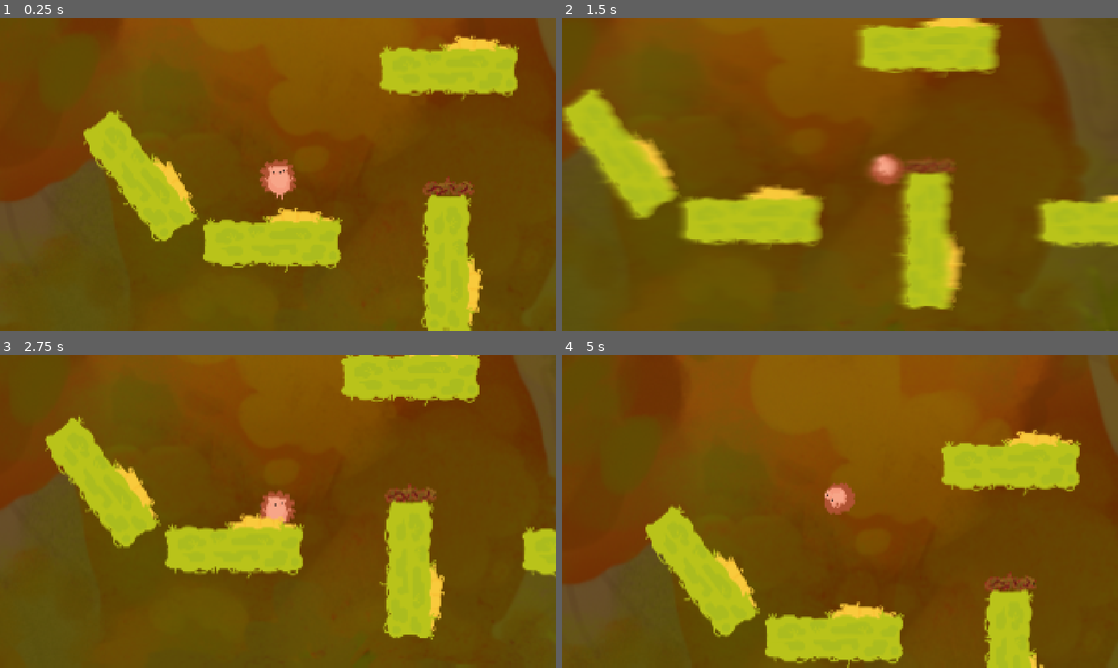
Above: before the commit, frames 1-4 (two rows, left to right).
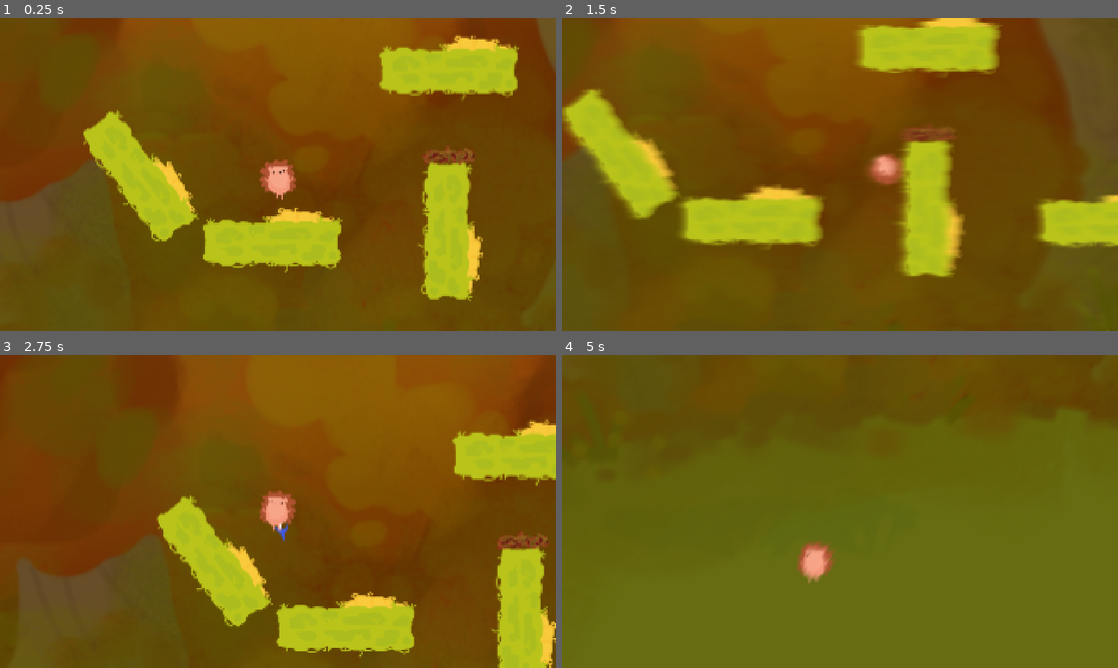
Above: after the commit, the same moments.

Repository: ParadoxicXenos/haven-game-wlg
Game: Godot game, scene res://Scenes/levels.tscn
Two runs of this game, one before a commit and one after it. Both use one fixed random seed, a clock stepped at 60 frames per second and the inputs below.
Inputs (mouse positions are in pixels of both pictures, inside the frame that each line leads up to):
- Up to frame 1 (0.25 s): no input
- Up to frame 2 (1.5 s): move the mouse to (962, 158) at 0.52 s; press the mouse at (962, 158) at 0.53 s; hold Right (right) from 0.53 s (still down); tap Up (up) at 0.77 s; move the mouse to (728, 190) at 1.27 s; release the mouse at (728, 190) at 1.28 s; tap Space (space) at 1.35 s
- Up to frame 3 (2.75 s): tap Up (up) at 1.52 s; move the mouse to (333, 442) at 2.02 s; release Right (right) at 2.03 s; press the mouse at (333, 442) at 2.03 s; hold Left (left) from 2.03 s (still down)
- Up to frame 4 (5 s): move the mouse to (812, 574) at 2.77 s; release Left (left) at 2.78 s; release the mouse at (812, 574) at 2.78 s; hold Right (right) 2.78-4.28 s; tap Space (space) at 2.85, 4.35 s; tap Up (up) at 3.02, 3.77, 4.52 s; move the mouse to (1006, 558) at 3.52 s; press the mouse at (1006, 558) at 3.53 s; move the mouse to (673, 464) at 4.27 s; release the mouse at (673, 464) at 4.28 s; hold Left (left) from 4.28 s (still down)

The runs differ from the first frame. In frame 1, 2.8% of the frame differs, in the area x 75-87%, y 40-100%; in frame 2, 3.1%; in frame 3, 39%; in frame 4, 86%, in the area x 0-100%, y 0-100%.

Commit message:
moosic

Diff:
--- a/game/Scenes/levels.tscn
+++ b/game/Scenes/levels.tscn
@@ -17,6 +17,9 @@
 [node name="Levels" type="Node2D" unique_id=1159028874]
 script = SubResource("GDScript_xgx5e")
 
+[node name="ShaderTest" parent="." unique_id=259047168 instance=ExtResource("1_3akqy")]
+position = Vector2(1745, 536)
+
 [node name="Parallax2D" type="Parallax2D" parent="." unique_id=1792178268]
 scroll_scale = Vector2(0.785, 0.785)
 repeat_size = Vector2(10080, 0)
@@ -27,10 +30,9 @@
 scale = Vector2(7, 7)
 texture = ExtResource("1_jk88k")
 
-[node name="ShaderTest" parent="." unique_id=259047168 instance=ExtResource("1_3akqy")]
-
 [node name="Player" parent="." unique_id=591414065 instance=ExtResource("1_yh33m")]
 position = Vector2(963, 539)
+script = null
 
 [node name="Platform" parent="." unique_id=1254454245 instance=ExtResource("2_xgx5e")]
 position = Vector2(939, 889)
@@ -46,11 +48,11 @@
 position = Vector2(2585, 899)
 
 [node name="Platform5" parent="." unique_id=1535937480 instance=ExtResource("2_xgx5e")]
-position = Vector2(1753, 996)
+position = Vector2(1753, 846)
 rotation = 1.5707964
 
 [node name="Platform6" parent="." unique_id=163437668 instance=ExtResource("2_xgx5e")]
-position = Vector2(4897, 876)
+position = Vector2(4940, 705)
 
 [node name="Platform7" parent="." unique_id=93142026 instance=ExtResource("2_xgx5e")]
 position = Vector2(5833, 539)
@@ -77,6 +79,6 @@
 scale = Vector2(7.653474, 9.58478)
 
 [node name="Ded" parent="." unique_id=988121489 instance=ExtResource("4_3akqy")]
-position = Vector2(1750, 640)
+position = Vector2(1753, 536)
 
 [connection signal="new_level" from="Finish" to="." method="_on_finish_new_level"]
--- a/game/Scenes/player.tscn
+++ b/game/Scenes/player.tscn
@@ -9,6 +9,7 @@
 [ext_resource type="Texture2D" uid="uid://dp4g3i21am2v1" path="res://Art/anim2.svg" id="7_pu2lt"]
 [ext_resource type="Texture2D" uid="uid://dvb8mluxh66lj" path="res://Art/anim3.svg" id="8_ukyrk"]
 [ext_resource type="Texture2D" uid="uid://cccquskxqiyr4" path="res://Art/anim4.svg" id="9_7dp3o"]
+[ext_resource type="AudioStream" uid="uid://cd38udl83mvhe" path="res://Art/proteus21-flowtrail-115525.mp3" id="10_tx1dd"]
 
 [sub_resource type="SpriteFrames" id="SpriteFrames_6t5aa"]
 animations = [{
@@ -69,3 +70,7 @@
 
 [node name="CollisionShape2D" type="CollisionShape2D" parent="CharacterBody2D" unique_id=1784460874]
 shape = SubResource("CapsuleShape2D_g4v7s")
+
+[node name="AudioStreamPlayer2D" type="AudioStreamPlayer2D" parent="CharacterBody2D" unique_id=446761269]
+stream = ExtResource("10_tx1dd")
+autoplay = true
Not shown, added: game/Art/proteus21-flowtrail-115525.mp3.import
Not shown, added: game/Art/proteus21-flowtrail-115525.mp3
